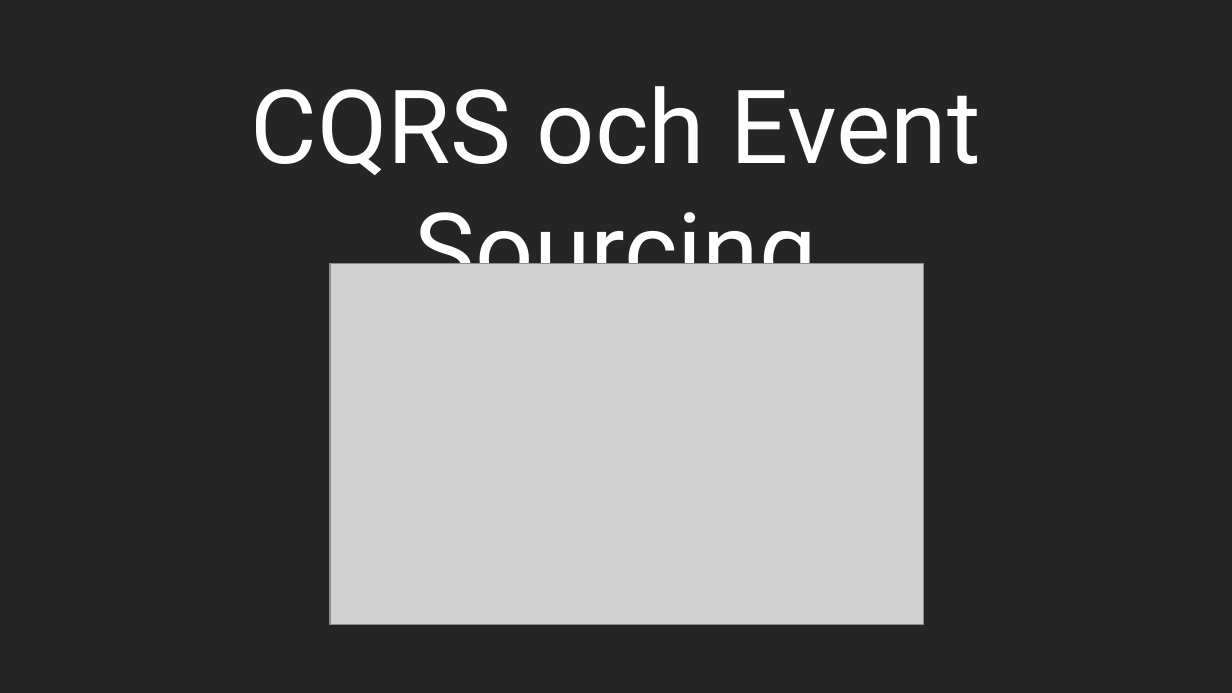
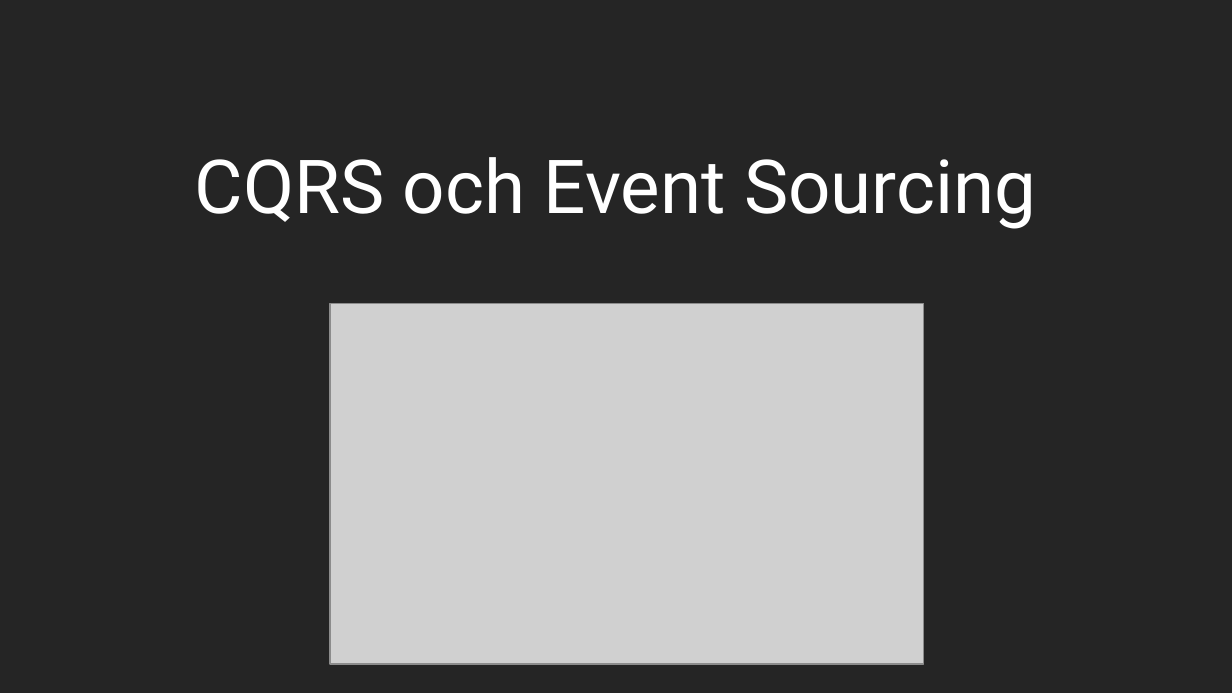
Before and after one commit to thomaskrut/tekf, a slide deck: slide 1 of tekf presentation.odp. Drawn at 1232x693 pixels with LibreOffice and Linux fonts; fonts in the diff are those of the drawing; grey boxes stand for pictures. Boxes give left, top, right and bottom in pixels: in the first picture for what was removed or moved away, otherwise in the second. Text is boxed around its words. In the diff, an @@ line names an element or a change of style, - is before the commit and + after.

```diff
--- a/tekf presentation.odp
+++ b/tekf presentation.odp
@@ title "CQRS och Event Sourcing": place and size @@
-title "CQRS och Event Sourcing" at bbox=[251, 86, 980, 310]
+title "CQRS och Event Sourcing" at bbox=[195, 157, 1036, 229]
@@ title "CQRS och Event Sourcing" at bbox=[195, 157, 1036, 229]: size 66 to 48 pt @@
@@ picture: place and size @@
-picture at bbox=[330, 264, 923, 625]
+picture at bbox=[330, 304, 923, 665]
```
Also in this commit, not shown: 41 other slides changed, 1 other file.
